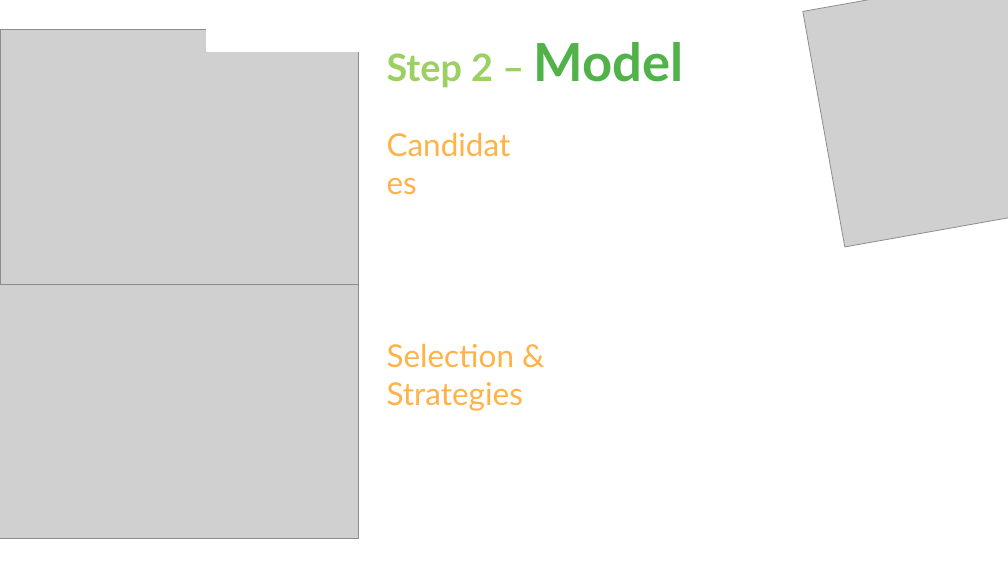
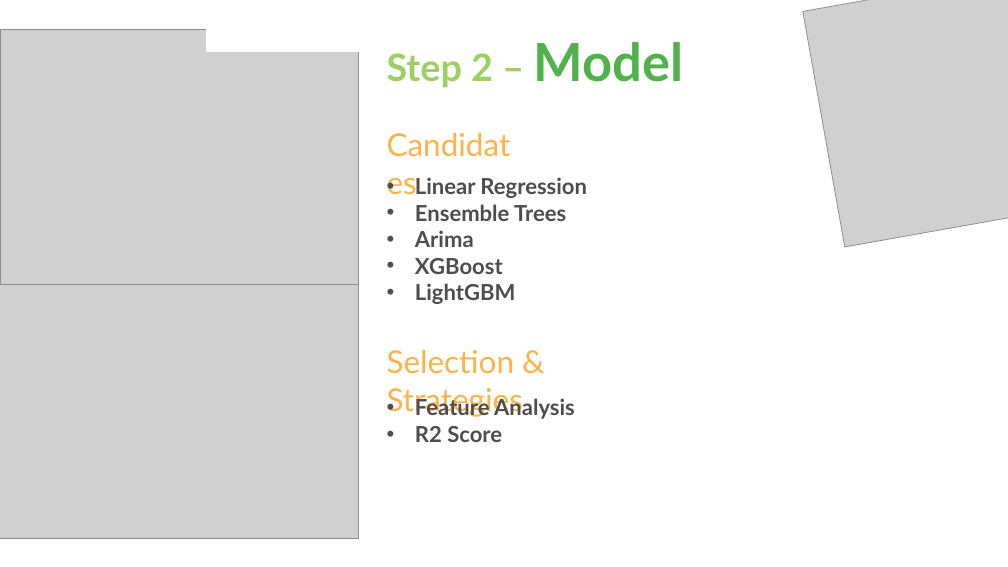
Before and after one commit to mohannashahrad/Borealis_AI_Plant_Tree_Project, a slide deck: slide 7 of Presentation.pptx (slide 6 before the commit). Drawn at 1008x567 pixels with LibreOffice and Linux fonts; fonts in the diff are those of the drawing; grey boxes stand for pictures. Boxes give left, top, right and bottom in pixels: in the first picture for what was removed or moved away, otherwise in the second. Text is boxed around its words. In the diff, an @@ line names an element or a change of style, - is before the commit and + after.

Commit message:
Presentation_Text_1-5

```diff
--- a/Presentation.pptx
+++ b/Presentation.pptx
@@ text added at bbox=[415, 177, 587, 304], 21 pt, text #4D4D4D, bold @@
+• Linear Regression
+• Ensemble Trees
+• Arima
+• XGBoost
+• LightGBM
@@ text "Selection & Strategies": place and size @@
-text "Selection & Strategies" at bbox=[387, 344, 523, 411]
+text "Selection & Strategies" at bbox=[387, 350, 523, 417]
@@ text added at bbox=[415, 396, 575, 442], 21 pt, text #4D4D4D, bold @@
+• Feature Analysis
+• R2 Score
```
Also in this commit, not shown: 4 other slides changed, 1 slide added.
